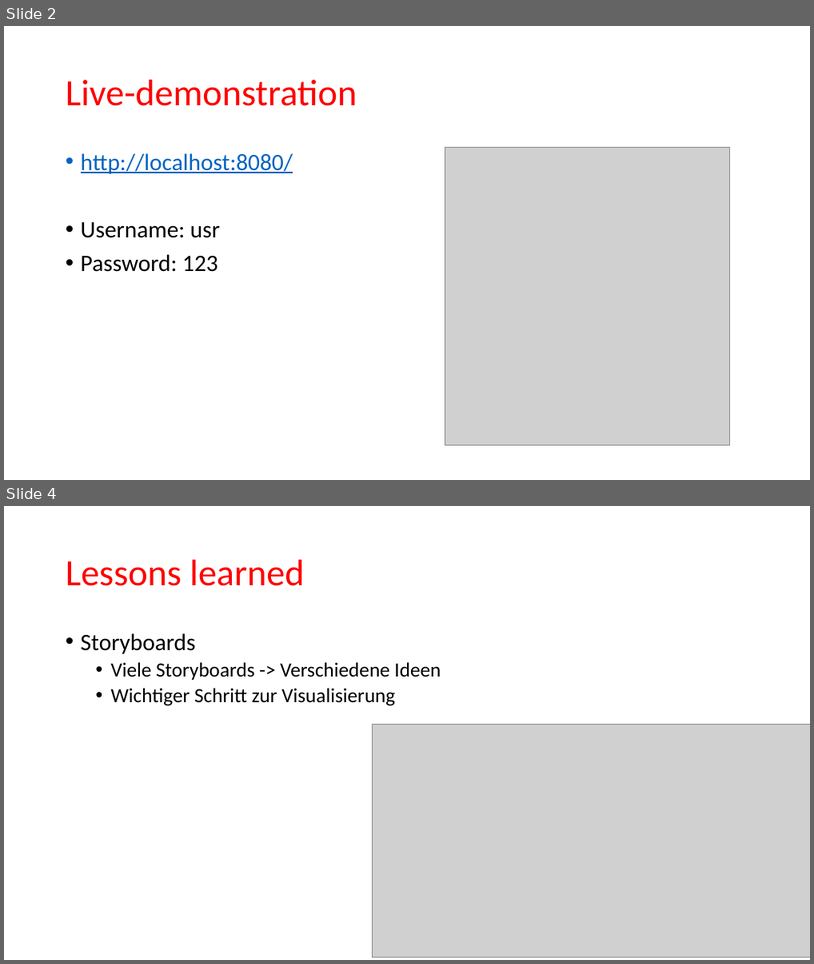
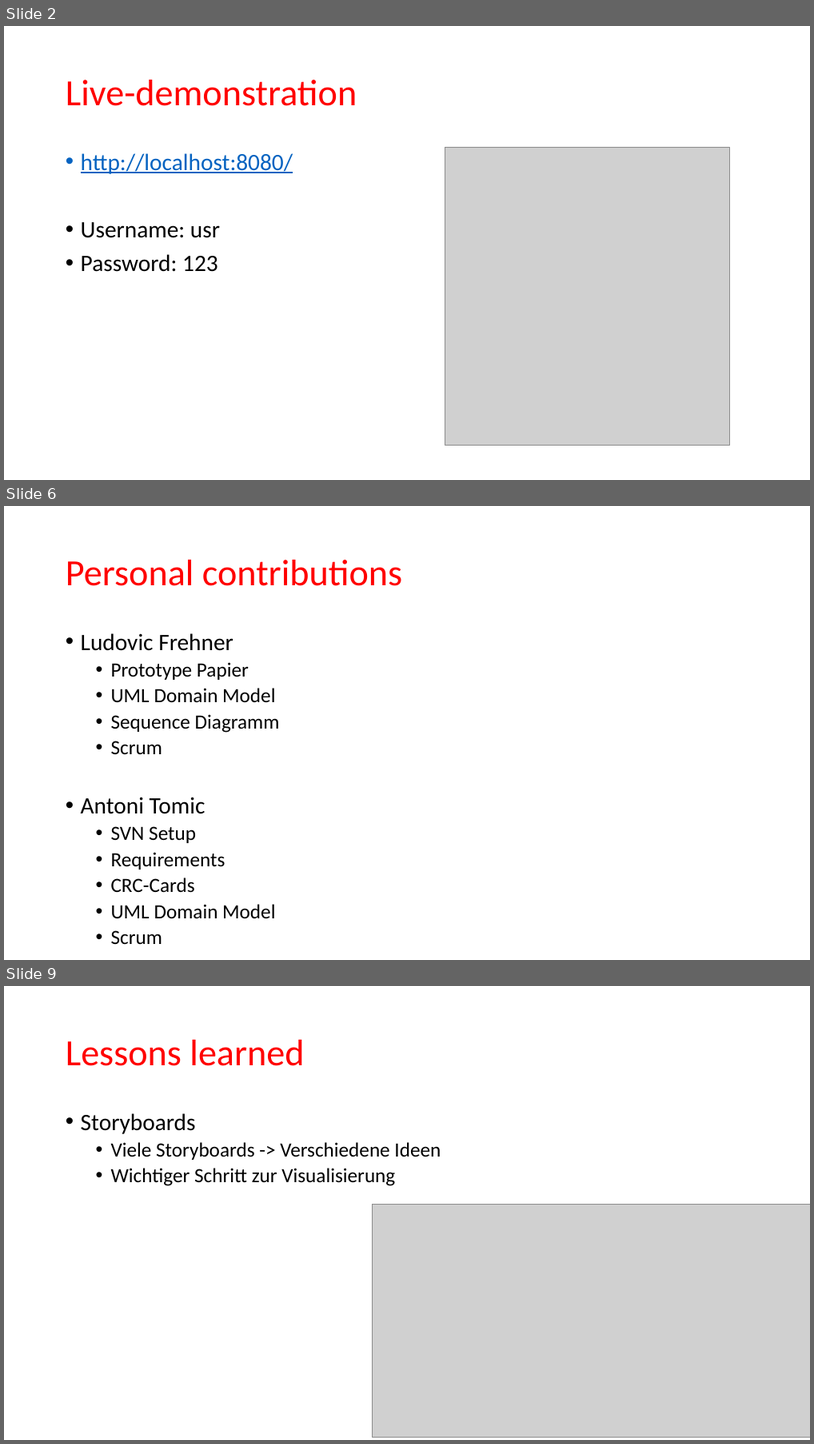
Before and after one commit to tomia1/ch.bfh.btx8081.w2016.red, a slide deck: doc/task14/final presentation.pptx. Shown one above the other, each under a label of ours: slides 2 and 4 before the commit, slides 2, 6 and 9 after it; the slides between them are not shown. The pictures are 814x964 and 814x1444 pixels, drawn with LibreOffice and Linux fonts; fonts in the diff are those of the drawing; grey boxes stand for pictures. Boxes give left, top, right and bottom in pixels: in the first picture for what was removed or moved away, otherwise in the second. Text is boxed around its words. In the diff, an @@ line names an element or a change of style, - is before the commit and + after.

```diff
--- a/doc/task14/final presentation.pptx
+++ b/doc/task14/final presentation.pptx
@@ slide 6 added at [4, 506, 810, 960], background #FFFFFF @@
@@ title added at [66, 560, 402, 586], 44 pt, text #FF0000 @@
+Personal contributions
@@ text added at [81, 633, 280, 944], 24 pt, text #000000 @@
+• Ludovic Frehner
+  • Prototype Papier
+  • UML Domain Model
+  • Sequence Diagramm
+  • Scrum
+• Antoni Tomic
+  • SVN Setup
+  • Requirements
+  • CRC-Cards
+  • UML Domain Model
+  • Scrum
@@ what was slide 4 is now slide 9 @@
```
Also in this commit, not shown: 4 slides changed, 4 other slides added, 1 slide removed.
